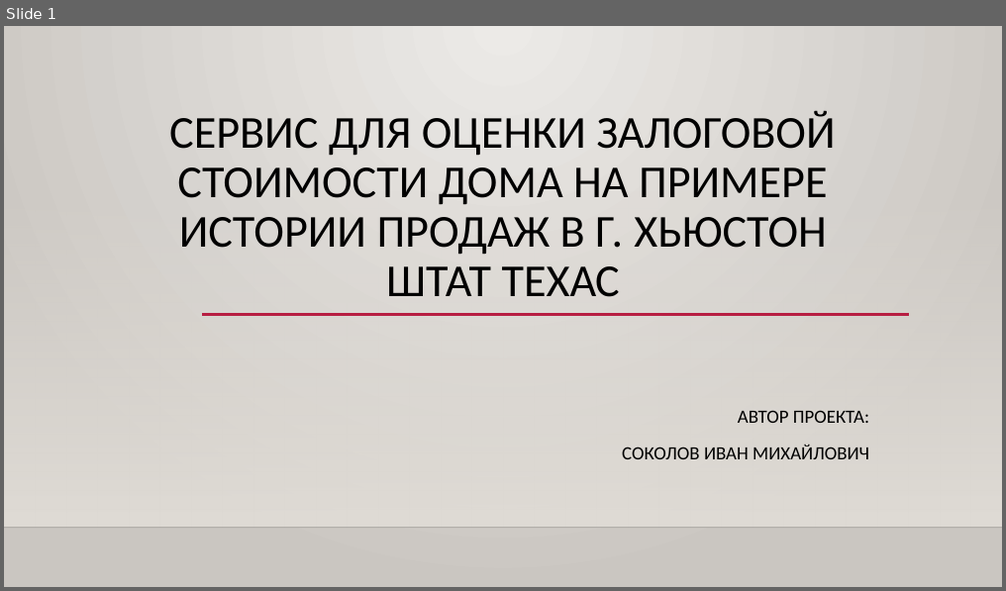
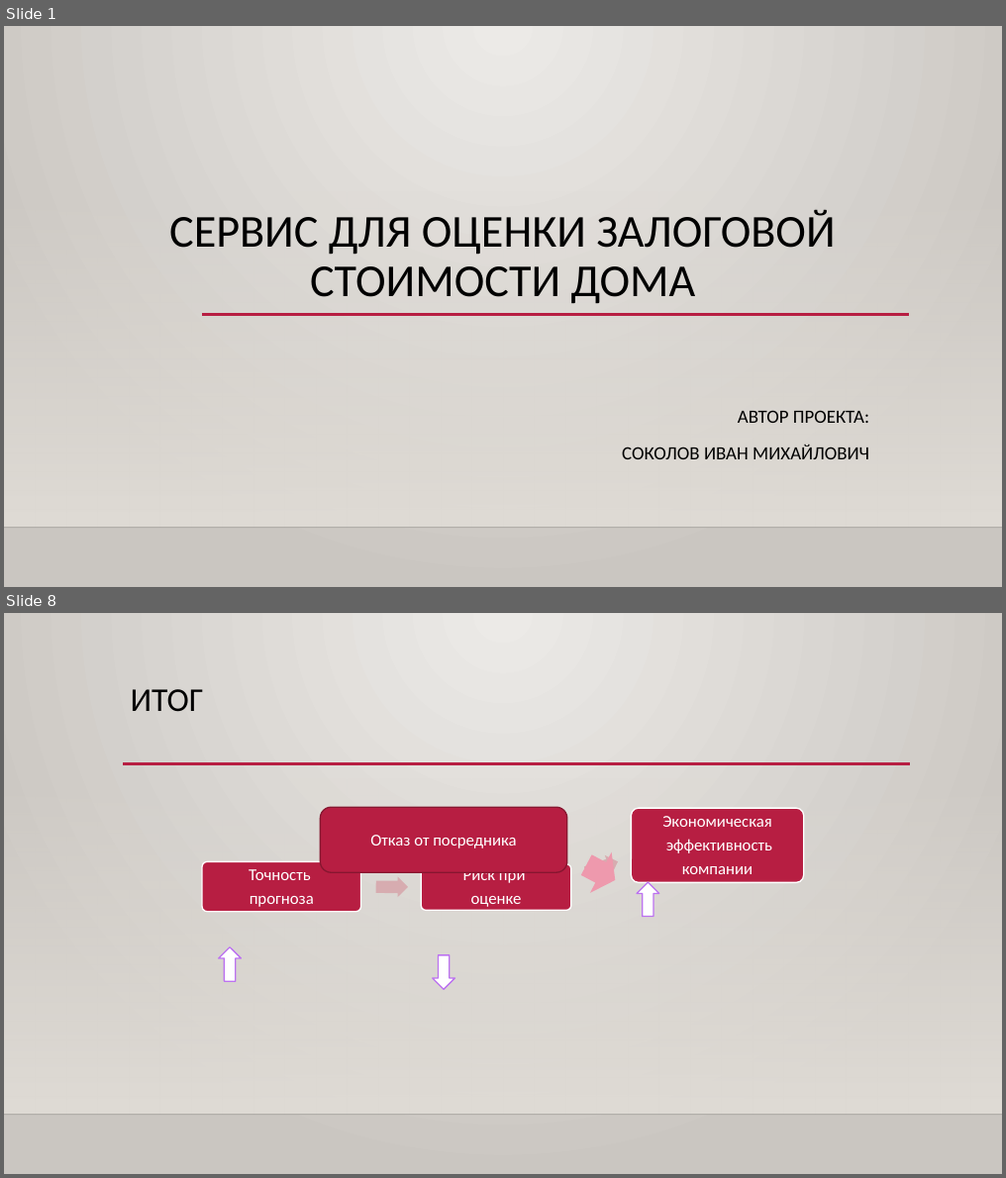
Before and after one commit to Sokolov-IM/sim-repo, a slide deck: Дипломный проект/Sokolov_presentation.pptx. Shown one above the other, each under a label of ours: slide 1 before the commit, slides 1 and 8 after it; the slides between them are not shown. The pictures are 1006x591 and 1006x1178 pixels, drawn with LibreOffice and Linux fonts; fonts in the diff are those of the drawing; background and template pictures are left out. Boxes give left, top, right and bottom in pixels: in the first picture for what was removed or moved away, otherwise in the second. Text is boxed around its words. In the diff, an @@ line names an element or a change of style, - is before the commit and + after.

```diff
--- a/Дипломный проект/Sokolov_presentation.pptx
+++ b/Дипломный проект/Sokolov_presentation.pptx
@@ slide 8 added at bbox=[4, 613, 1002, 1174], background gradient #ECEAE7 to #CAC7C1; not listed: 2 template elements that a slide beside it also shows @@
@@ title added at bbox=[131, 689, 204, 712], 32 pt, text #000000 @@
+ИТОГ
@@ line added from (123, 764) to (910, 764), #B71E42 2.5 pt @@
@@ rounded rectangle added at bbox=[320, 808, 567, 872], fill #B71E42, outline #871631 1.25 pt, 16 pt, text #FFFFFF @@
+Отказ от посредника
@@ up arrow added at bbox=[575, 845, 626, 901], fill #EE99AD @@
@@ group added at bbox=[202, 808, 804, 989]: 3 rounded rectangles, 3 texts, 3 up arrows, 2 right arrows @@
+Точность
+прогноза
+Риск при
+оценке
+Экономическая
+эффективность
+компании
@@ slide 1 changed as well @@
@@ title at bbox=[169, 209, 835, 304]: text changed @@
-СЕРВИС ДЛЯ ОЦЕНКИ ЗАЛОГОВОЙ СТОИМОСТИ ДОМА НА ПРИМЕРЕ ИСТОРИИ ПРОДАЖ В Г. ХЬЮСТОН ШТАТ ТЕХАС
+СЕРВИС ДЛЯ ОЦЕНКИ ЗАЛОГОВОЙ СТОИМОСТИ ДОМА
```
Also in this commit, not shown: 6 other slides added, 8 slides removed.
